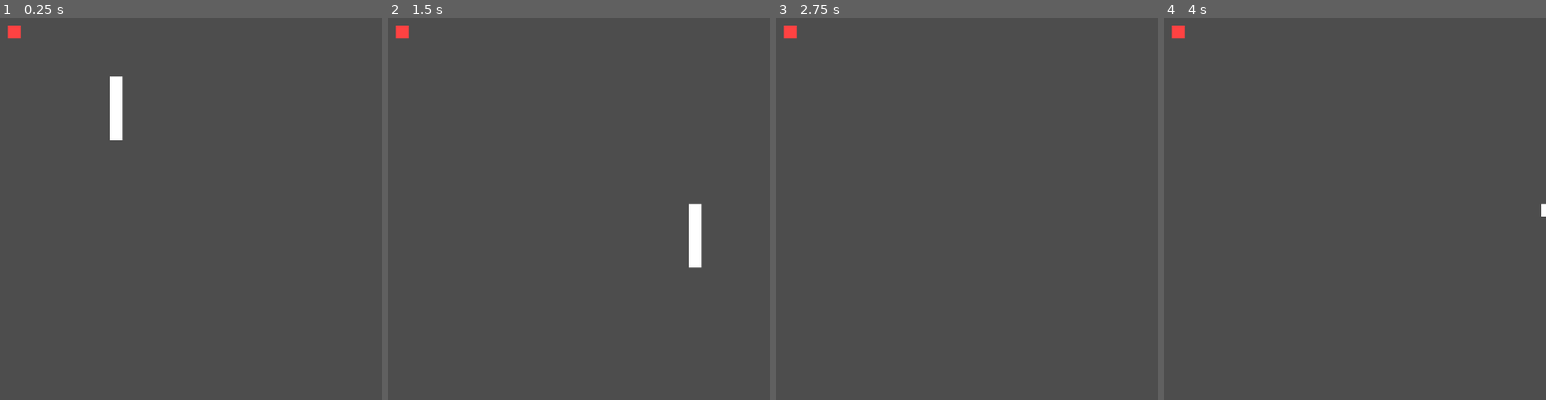
Above: before the commit, frames 1-4 (left to right).
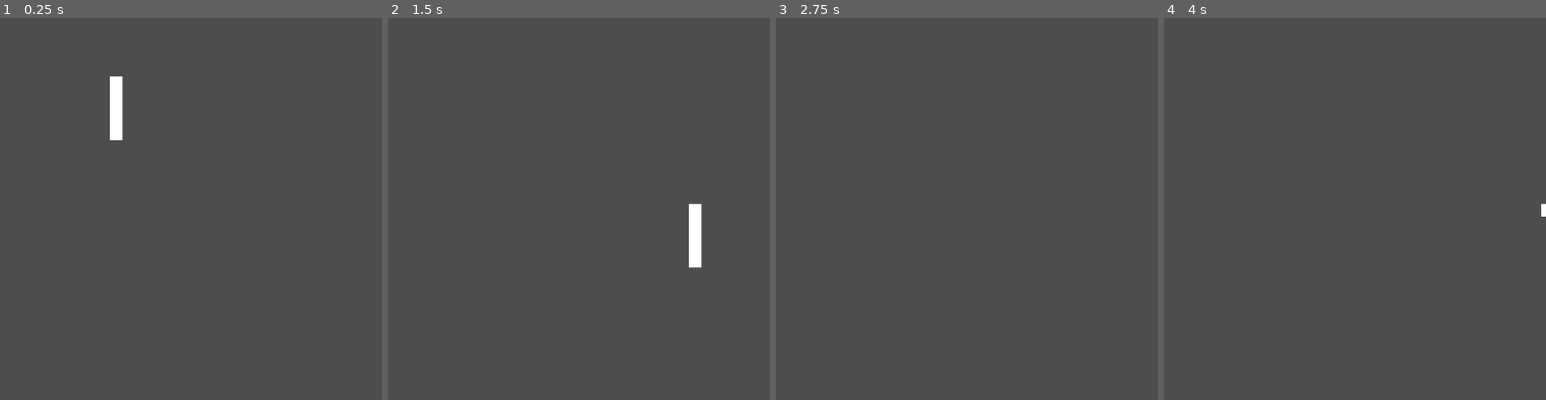
Above: after the commit, the same moments.

Repository: lcrol77/godot-coding-challenges
Game: Godot game, scene res://main.tscn
The game is run twice, just before and just after one commit, with the same random seed, the same clock (stepped at 60 frames per second) and the same inputs.
Inputs:
- Up to frame 1 (0.25 s): no input
- Up to frame 2 (1.5 s): hold D (right) 0.53-1.28 s; hold S (down) from 1.28 s (still down)
- Up to frame 3 (2.75 s): release S (down) at 2.03 s; hold D (right) from 2.03 s (still down)
- Up to frame 4 (4 s): release D (right) at 2.78 s; hold W (up) 2.78-3.53 s; tap Enter at 3.5 s; hold A (left) from 3.53 s (still down)
The pictures show only the part of the screen within x 36-86%, y 44-94%; the shares and areas given below are measured in that part.

The runs differ from the first frame. In frame 1, 0.1% of the frame differs, in the area x 2-6%, y 2-6%; in frame 2, 0.1%; in frame 3, 0.1%; in frame 4, 0.1%.
Error after the commit: Parse Error: Could not preload resource file "res://game_over.tscn". (res://main.gd:6)

Commit message:
added game over

Diff:
--- /dev/null
+++ b/snake/game_over.gd
@@ -0,0 +1,13 @@
+extends Control
+
+signal retry()
+
+func _ready() -> void:
+	$VBoxContainer/RetryBtn.grab_focus()
+
+func _on_quit_btn_pressed() -> void:
+	get_tree().quit()
+
+func _on_retry_btn_pressed() -> void:
+	emit_signal("retry")
+	queue_free()
--- a/snake/game_over.tscn
+++ b/snake/game_over.tscn
@@ -1,10 +1,11 @@
-[gd_scene load_steps=3 format=3 uid="uid://duiha8iinbve0"]
+[gd_scene load_steps=4 format=3 uid="uid://duiha8iinbve0"]
 
 [ext_resource type="Shader" path="res://blur.gdshader" id="1_4pkvp"]
+[ext_resource type="Script" path="res://game_over.gd" id="1_by7w3"]
 
-[sub_resource type="ShaderMaterial" id="ShaderMaterial_h76m4"]
+[sub_resource type="ShaderMaterial" id="ShaderMaterial_pf2y7"]
 shader = ExtResource("1_4pkvp")
-shader_parameter/lod = 0.0
+shader_parameter/lod = 1.0
 
 [node name="GameOver" type="Control"]
 layout_mode = 3
@@ -13,12 +14,16 @@
 anchor_bottom = 1.0
 grow_horizontal = 2
 grow_vertical = 2
+script = ExtResource("1_by7w3")
 
-[node name="ColorRect" type="ColorRect" parent="."]
-material = SubResource("ShaderMaterial_h76m4")
-layout_mode = 0
-offset_right = 1200.0
-offset_bottom = 1200.0
+[node name="Blur" type="ColorRect" parent="."]
+material = SubResource("ShaderMaterial_pf2y7")
+layout_mode = 1
+anchors_preset = 15
+anchor_right = 1.0
+anchor_bottom = 1.0
+grow_horizontal = 2
+grow_vertical = 2
 
 [node name="Label" type="Label" parent="."]
 layout_mode = 1
@@ -40,9 +45,9 @@
 anchor_top = 1.0
 anchor_right = 0.5
 anchor_bottom = 1.0
-offset_left = -28.0
-offset_top = -400.0
-offset_right = 28.0
+offset_left = -124.0
+offset_top = -472.0
+offset_right = 124.0
 offset_bottom = -216.0
 grow_horizontal = 2
 grow_vertical = 0
@@ -62,3 +67,6 @@
 size_flags_vertical = 2
 theme_override_font_sizes/font_size = 80
 text = "QUIT"
+
+[connection signal="pressed" from="VBoxContainer/RetryBtn" to="." method="_on_retry_btn_pressed"]
+[connection signal="pressed" from="VBoxContainer/QuitBtn" to="." method="_on_quit_btn_pressed"]
--- a/snake/main.gd
+++ b/snake/main.gd
@@ -3,6 +3,11 @@
 @export var PIXEL_SIZE: int = 20
 @export var game_grid: GameGrid
 @export var stats: Stats
+@export var game_over_scene: PackedScene = preload("res://game_over.tscn")
+
+@onready var ui_canvas_layer: CanvasLayer = $UICanvasLayer
+@onready var snake: Area2D = $Snake
+
 
 const APPLE = preload("res://components/apple.tscn")
 func _ready() -> void:
@@ -13,8 +18,18 @@
 	_instance_new_apple()
 
 func handle_game_over():
-	print("Game Over")
-	get_tree().paused = true
+	snake.set_process(false)
+	snake.set_physics_process(false)
+	show_game_over()
+
+func show_game_over() -> void:
+	var instance = game_over_scene.instantiate()
+	ui_canvas_layer.add_child(instance)
+	instance.retry.connect(on_game_over_retry)
+
+func on_game_over_retry() -> void:
+	var main_scene_path = get_tree().current_scene.scene_file_path
+	get_tree().change_scene_to_file(main_scene_path)
 
 func handle_grid_add(node: Node2D):
 	game_grid.add(get_tile_from_global(node.position), node)
@@ -40,3 +55,7 @@
 
 func get_global_from_tile(tile: Vector2i) -> Vector2:
 	return Vector2(tile.x * PIXEL_SIZE + 10, tile.y * PIXEL_SIZE + 10)
+
+
+func _on_quit_btn_pressed() -> void:
+	print("pressed")
--- a/snake/main.tscn
+++ b/snake/main.tscn
@@ -8,7 +8,7 @@
 [node name="Main" type="Node2D" node_paths=PackedStringArray("game_grid", "stats")]
 script = ExtResource("1_ulgk1")
 game_grid = NodePath("GameGrid")
-stats = NodePath("CanvasLayer/Score")
+stats = NodePath("HudCanvasLayer/Score")
 
 [node name="Snake" parent="." instance=ExtResource("1_0dakr")]
 position = Vector2(610, 610)
@@ -18,9 +18,9 @@
 script = ExtResource("4_wjyrl")
 size = Vector2i(60, 60)
 
-[node name="CanvasLayer" type="CanvasLayer" parent="."]
+[node name="HudCanvasLayer" type="CanvasLayer" parent="."]
 
-[node name="Score" type="Panel" parent="CanvasLayer"]
+[node name="Score" type="Panel" parent="HudCanvasLayer"]
 anchors_preset = 1
 anchor_left = 1.0
 anchor_right = 1.0
@@ -31,10 +31,12 @@
 grow_horizontal = 0
 script = ExtResource("4_iti83")
 
-[node name="Label" type="Label" parent="CanvasLayer/Score"]
+[node name="Label" type="Label" parent="HudCanvasLayer/Score"]
 layout_mode = 0
 offset_right = 40.0
 offset_bottom = 40.0
 text = "0"
 horizontal_alignment = 1
 vertical_alignment = 1
+
+[node name="UICanvasLayer" type="CanvasLayer" parent="."]
